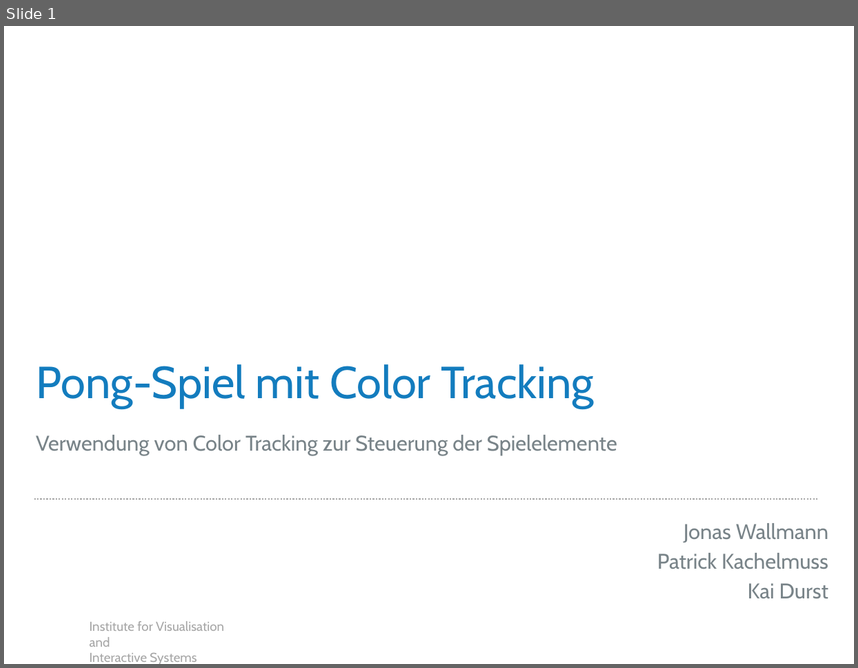
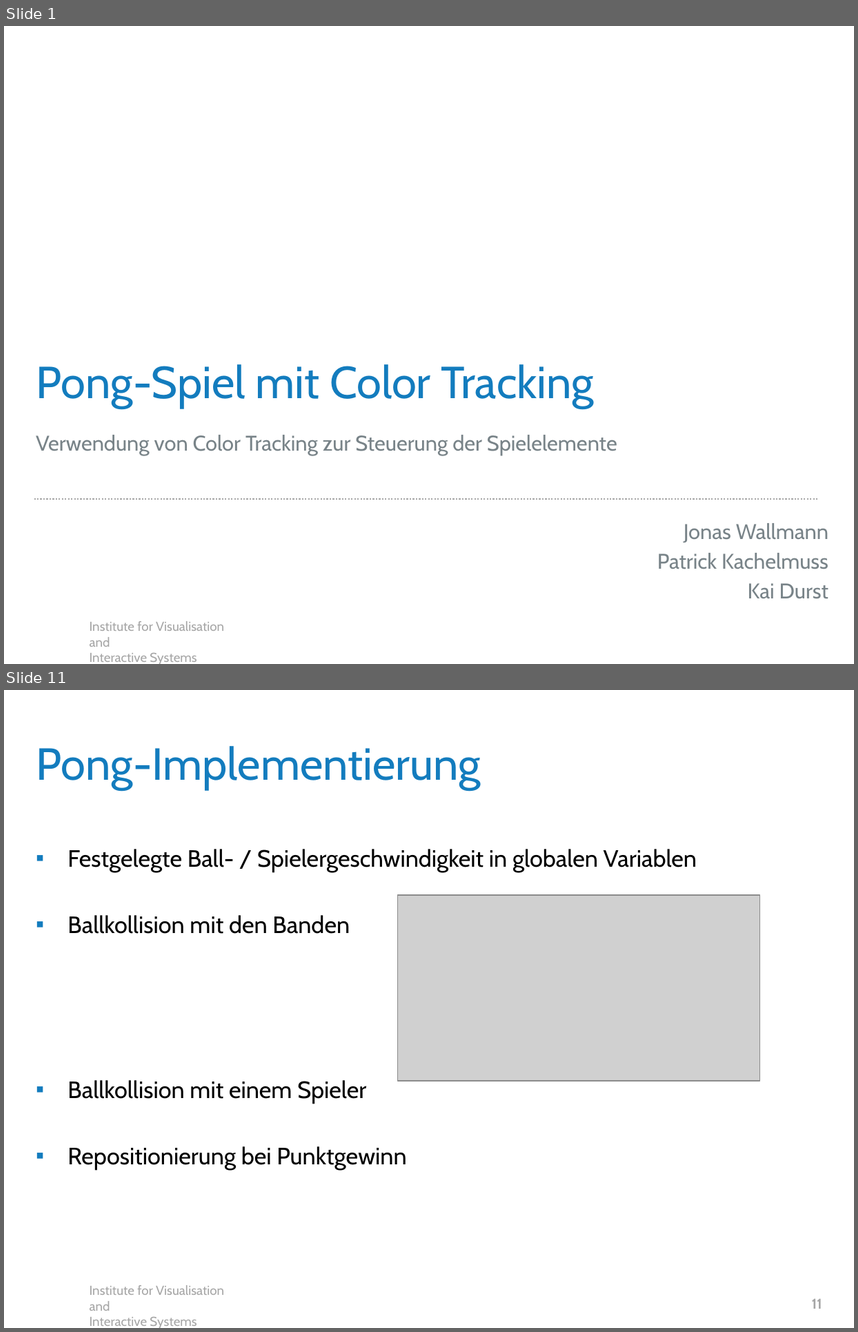
Before and after one commit to JonasJW/color-tracking-miniproject, a slide deck: template.pptx. Shown one above the other, each under a label of ours: slide 1 before the commit, slides 1 and 11 after it; the slides between them are not shown. The pictures are 858x668 and 858x1332 pixels, drawn with LibreOffice and Linux fonts; fonts in the diff are those of the drawing; grey boxes stand for pictures; background and template pictures are left out. Boxes give left, top, right and bottom in pixels: in the first picture for what was removed or moved away, otherwise in the second. Text is boxed around its words. In the diff, an @@ line names an element or a change of style, - is before the commit and + after.

Commit message:
Ergänzung Pong

```diff
--- a/template.pptx
+++ b/template.pptx
@@ slide 11 added at [4, 690, 854, 1328], background #FFFFFF; not listed: 1 template element that a slide beside it also shows @@
@@ title added at [36, 746, 481, 790], 38 pt, text #137CBE @@
+Pong-Implementierung
@@ text added at [67, 849, 697, 1170], 20 pt, text #000000 @@
+▪ Festgelegte Ball- / Spielergeschwindigkeit in globalen Variablen
+▪ Ballkollision mit den Banden
+▪ Ballkollision mit einem Spieler
+▪ Repositionierung bei Punktgewinn
@@ picture added at [397, 895, 760, 1080] @@
@@ page number added at [812, 1299, 822, 1308], 12 pt, text #A6A6A6, bold @@
+11
```
Also in this commit, not shown: 6 slides changed, 5 other slides added.
